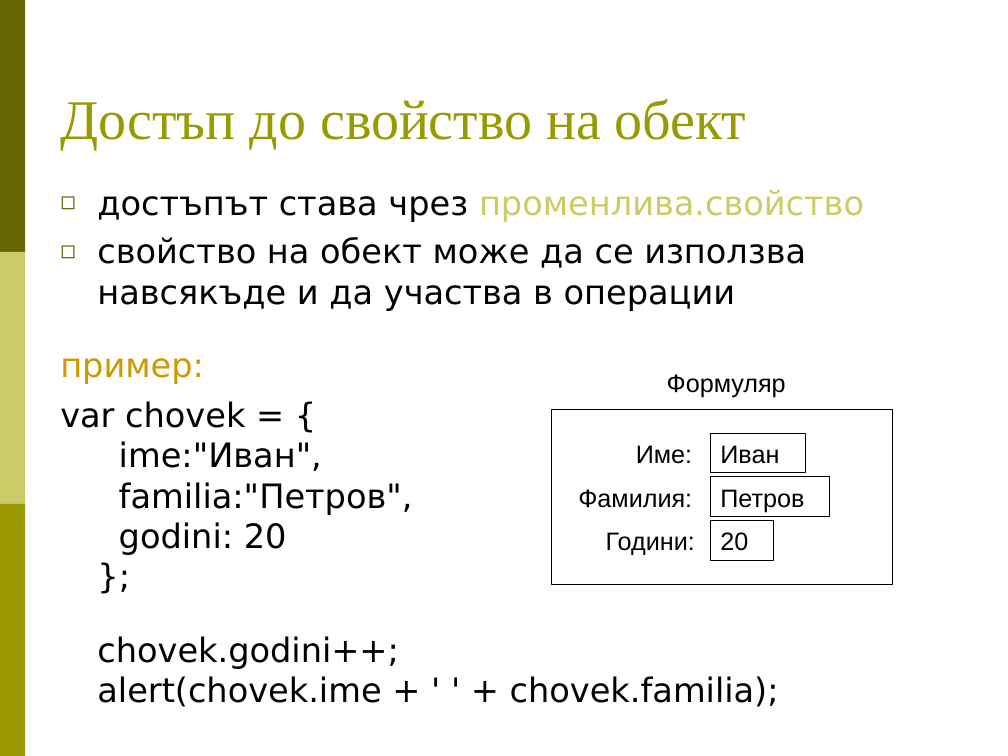
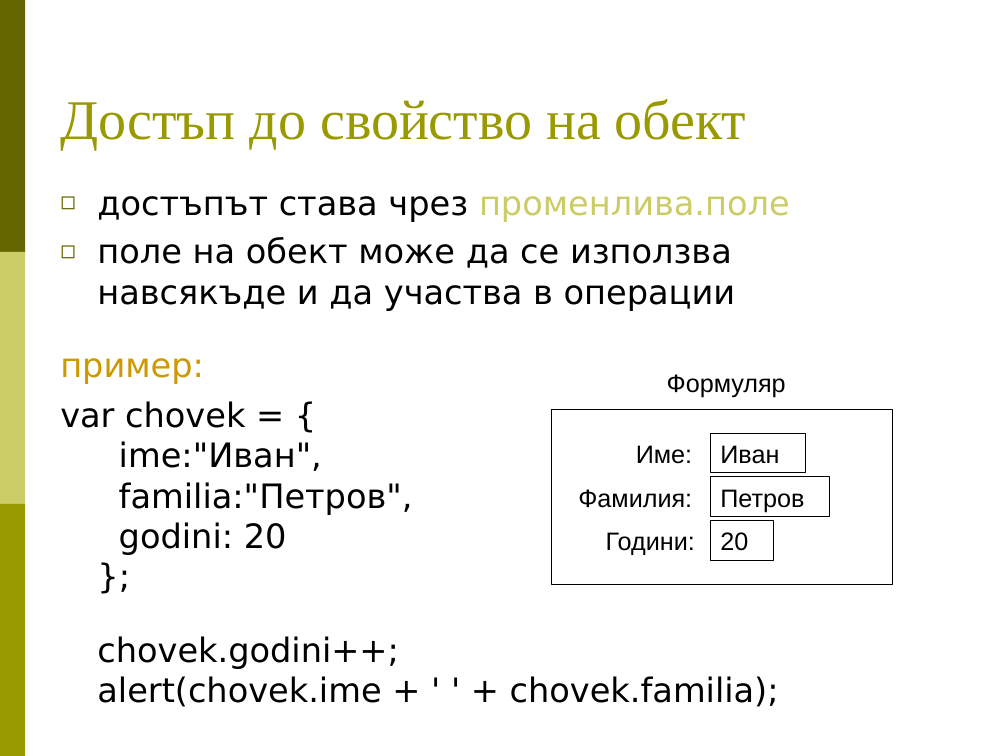
Before and after one commit to BG-IT-Edu/Free-Content, a slide deck: slide 6 of dmanolov/Информатика 8 клас (JavaScript)/04.Въведение в програмирането/10.Обекти.ppt. Drawn at 1008x756 pixels with LibreOffice and Linux fonts; fonts in the diff are those of the drawing. Boxes give left, top, right and bottom in pixels: in the first picture for what was removed or moved away, otherwise in the second. Text is boxed around its words. In the diff, an @@ line names an element or a change of style, - is before the commit and + after.

```diff
--- a/dmanolov/Информатика 8 клас (JavaScript)/04.Въведение в програмирането/10.Обекти.ppt
+++ b/dmanolov/Информатика 8 клас (JavaScript)/04.Въведение в програмирането/10.Обекти.ppt
@@ text at [97,196,790,311]: text changed @@
-◻ достъпът става чрез променлива.свойство
-◻ свойство на обект може да се използва навсякъде и да участва в операции
+◻ достъпът става чрез променлива.поле
+◻ поле на обект може да се използва навсякъде и да участва в операции
```
Also in this commit, not shown: 4 other slides changed, 1 slide added, 1 other file.
